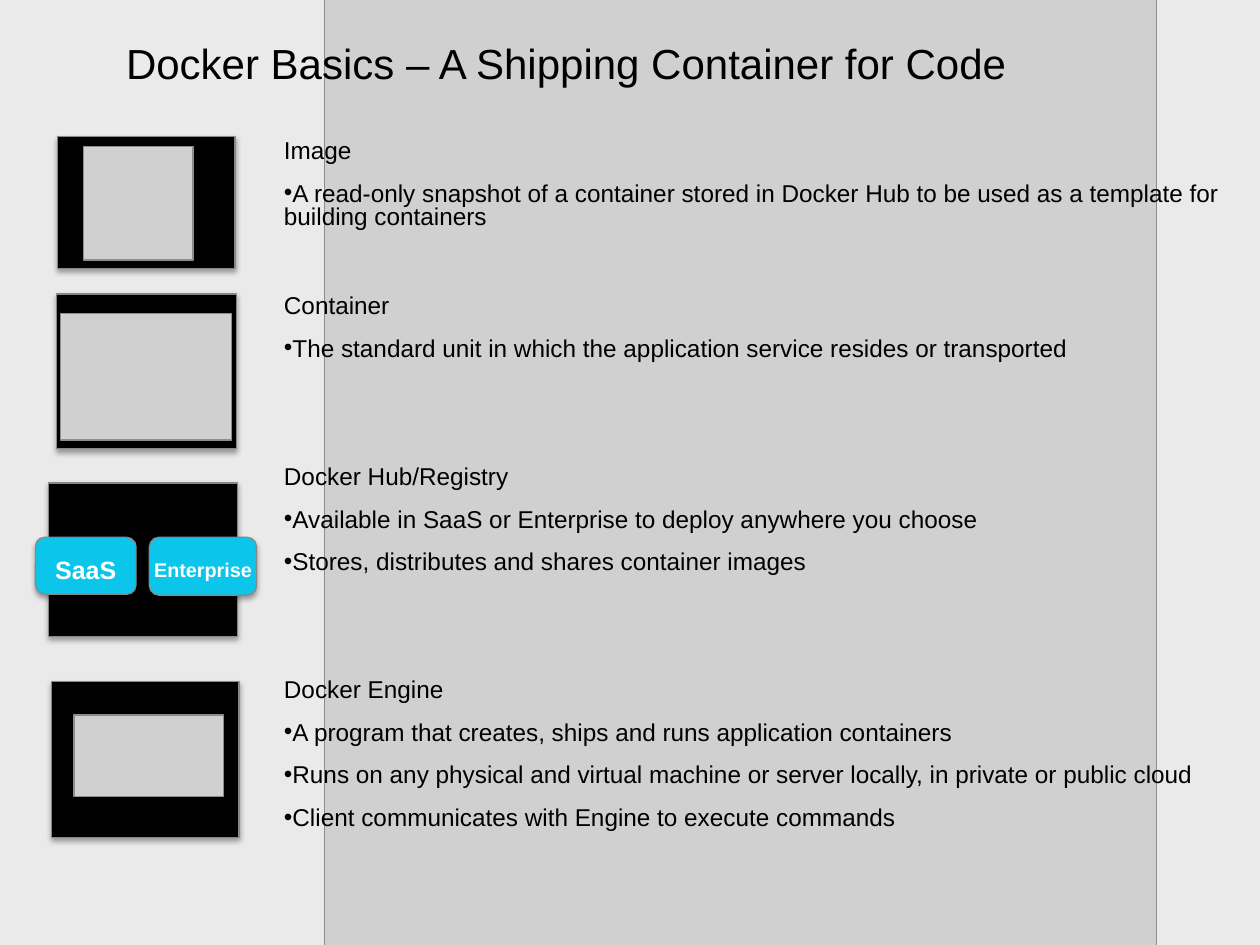
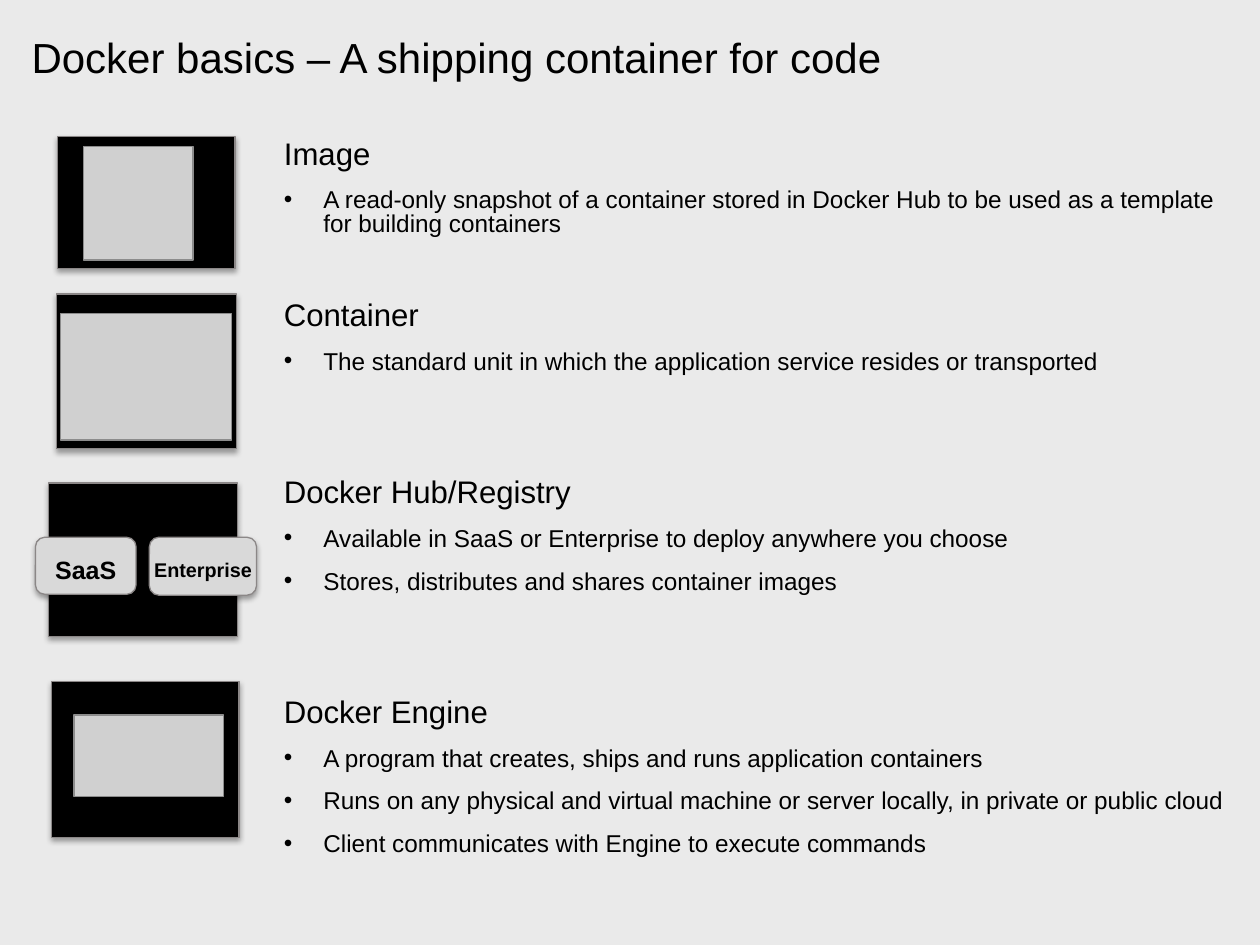
Before and after one commit to patrocinio/cloud-private-bootcamp, a slide deck: slide 12 of Units_development/Containers and Docker_AWG.pptx (slide 7 before the commit). Drawn at 1260x945 pixels with LibreOffice and Linux fonts; fonts in the diff are those of the drawing; grey boxes stand for pictures. Boxes give left, top, right and bottom in pixels: in the first picture for what was removed or moved away, otherwise in the second. Text is boxed around its words. In the diff, an @@ line names an element or a change of style, - is before the commit and + after.

```diff
--- a/Units_development/Containers and Docker_AWG.pptx
+++ b/Units_development/Containers and Docker_AWG.pptx
@@ picture removed at box(324, 0, 1155, 945) @@
@@ title at box(32, 42, 881, 81): text changed @@
-Docker Basics – A Shipping Container for Code
+Docker basics – A shipping container for code
@@ text "Image" at box(284, 143, 1223, 857): size 13.9 to 17.8 pt in "Image", "Container", "Docker Hub/Registry", "Docker Engine"; indent changed @@
@@ rounded rectangle "SaaS" at box(35, 537, 136, 593): text colour #FFFFFF to #000000; fill #0CC5EA to #D9D9D9 @@
@@ rounded rectangle "Enterprise" at box(150, 537, 257, 595): text colour #FFFFFF to #000000; fill #0CC5EA to #D9D9D9 @@
```
Also in this commit, not shown: 9 other slides changed, 5 slides added, 2 slides removed.
